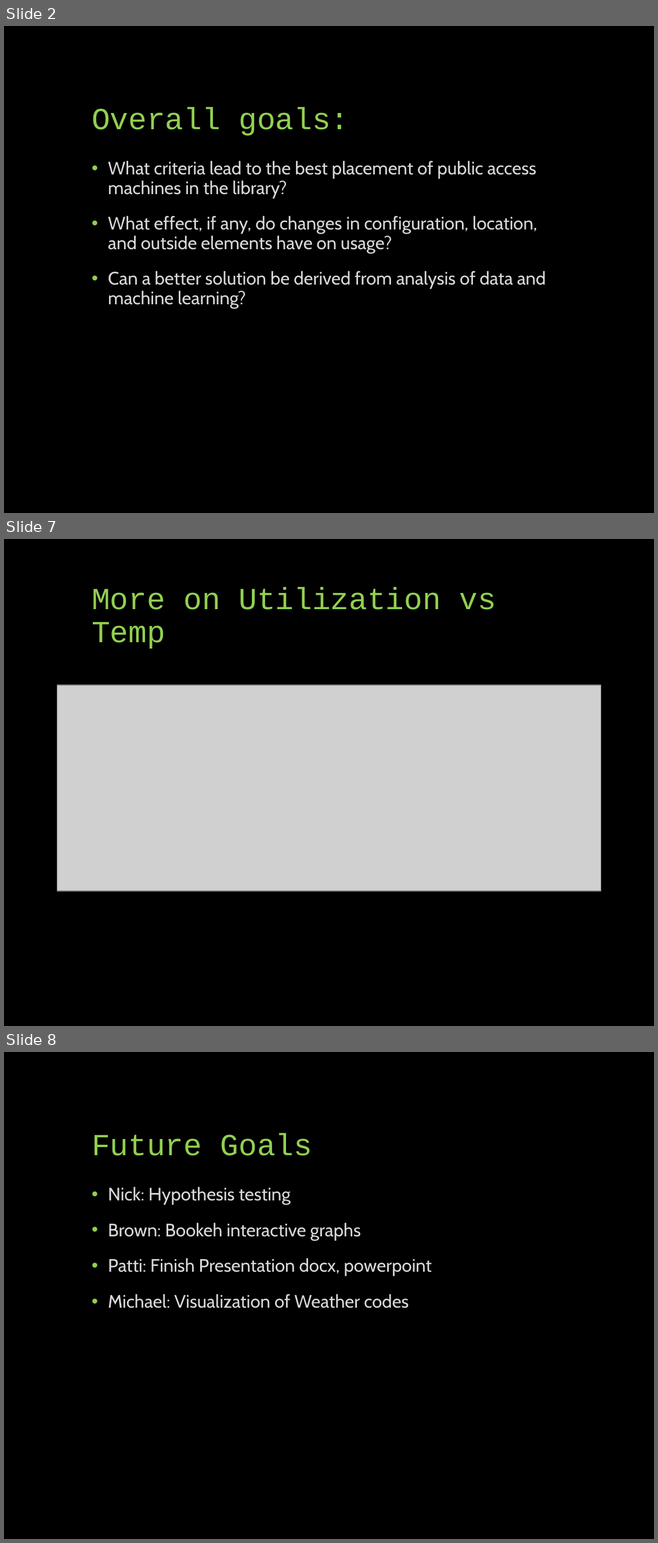
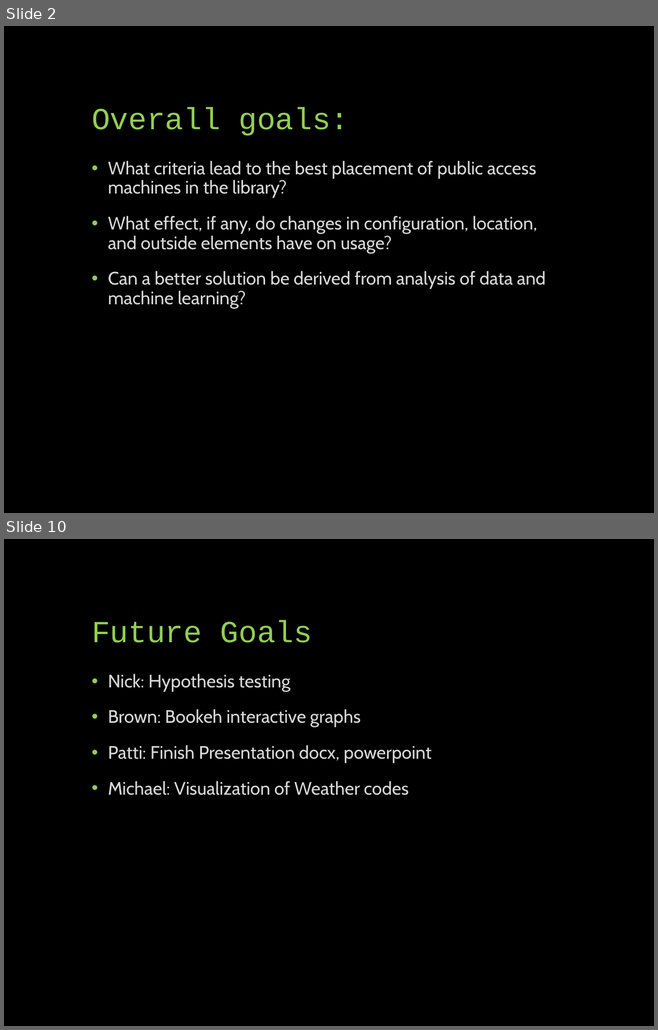
Before and after one commit to UNCG-CSE/Library-Computer-Usage-Analysis, a slide deck: docs/Computers in the Libraries.pptx. Shown one above the other, each under a label of ours: slides 2, 7 and 8 before the commit, slides 2 and 10 after it; the slides between them are not shown. The pictures are 658x1543 and 658x1030 pixels, drawn with LibreOffice and Linux fonts; fonts in the diff are those of the drawing; grey boxes stand for pictures. Boxes give left, top, right and bottom in pixels: in the first picture for what was removed or moved away, otherwise in the second. Text is boxed around its words. In the diff, an @@ line names an element or a change of style, - is before the commit and + after.

```diff
--- a/docs/Computers in the Libraries.pptx
+++ b/docs/Computers in the Libraries.pptx
@@ slide 7 removed at <box>4,539,654,1026</box>, background #000000 @@
@@ title removed at <box>92,588,496,649</box> @@
-More on Utilization vs Temp
@@ picture removed at <box>57,685,600,891</box> @@
@@ what was slide 8 is now slide 10 @@
```
Also in this commit, not shown: 5 slides changed, 3 slides added.
